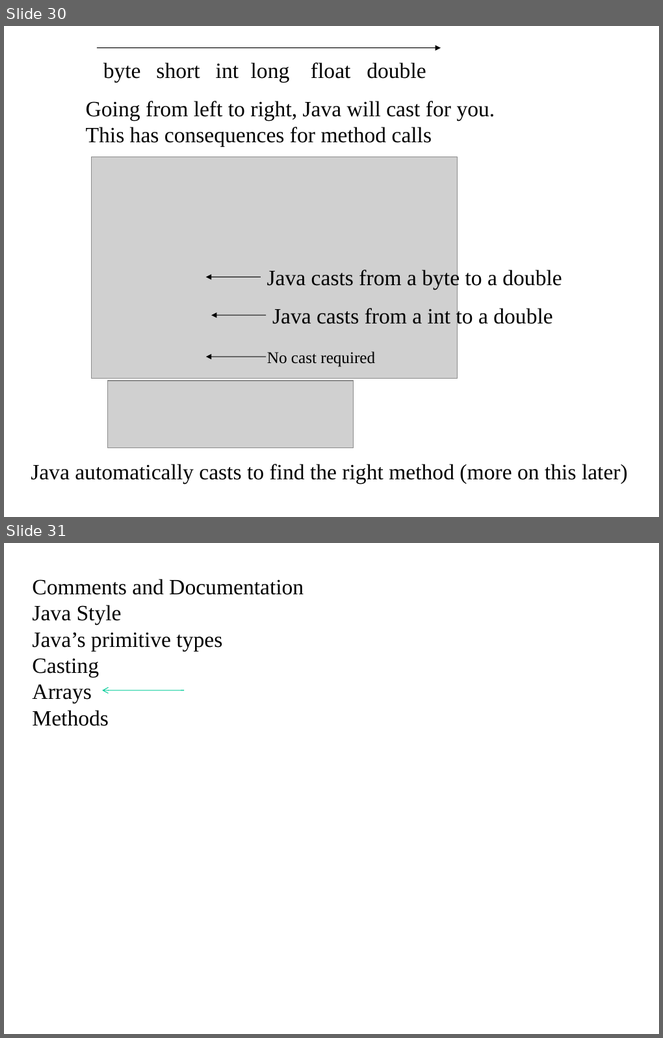
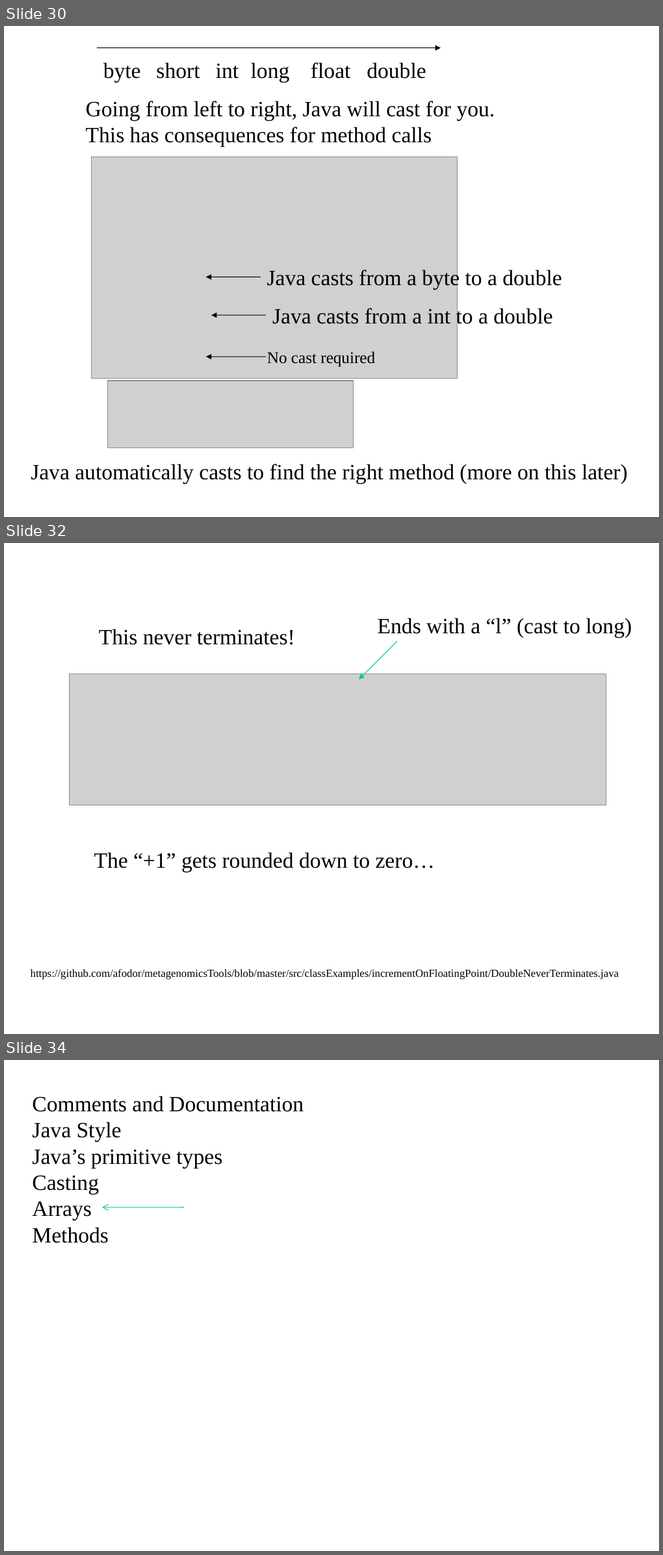
Before and after one commit to afodor/afodor.github.io, a slide deck: classes/prog2017/Prog3-Lecture03.ppt. Shown one above the other, each under a label of ours: slides 30 and 31 before the commit, slides 30, 32 and 34 after it; the slides between them are not shown. The pictures are 663x1038 and 663x1555 pixels, drawn with LibreOffice and Linux fonts; fonts in the diff are those of the drawing; grey boxes stand for pictures. Boxes give left, top, right and bottom in pixels: in the first picture for what was removed or moved away, otherwise in the second. Text is boxed around its words. In the diff, an @@ line names an element or a change of style, - is before the commit and + after.

Commit message:
add warning on use of increment on floating point

```diff
--- a/classes/prog2017/Prog3-Lecture03.ppt
+++ b/classes/prog2017/Prog3-Lecture03.ppt
@@ slide 32 added at [4,543,659,1034], background #FFFFFF @@
@@ text added at [378,618,632,638], 24 pt, text #000000 @@
+Ends with a “l” (cast to long)
@@ text added at [99,629,295,645], 24 pt, text #000000 @@
+This never terminates!
@@ arrow added from (397, 641) to (359, 679), #00CC98 0.74 pt @@
@@ picture added at [70,674,606,805] @@
@@ text added at [94,852,435,873], 24 pt, text #000000 @@
+The “+1” gets rounded down to zero…
@@ text added at [31,969,619,980], 12 pt, text #000000 @@
+https://github.com/afodor/metagenomicsTools/blob/master/src/classExamples/incrementOnFloatingPoint/DoubleNeverTerminates.java
@@ what was slide 31 is now slide 34 @@
```
Also in this commit, not shown: 2 other slides added.
